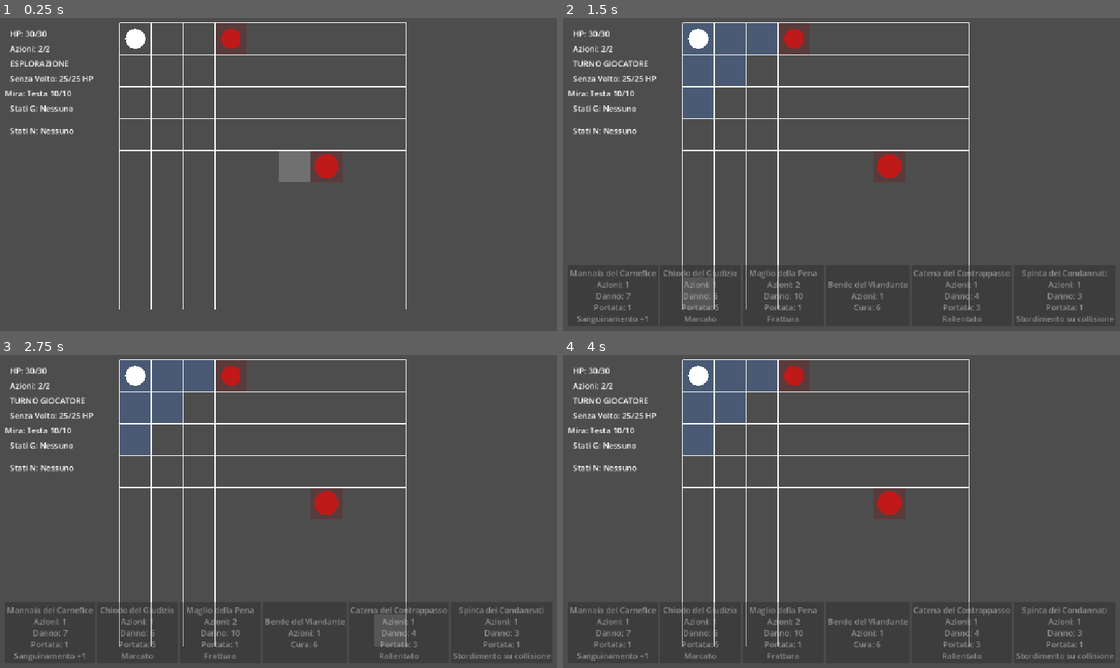
Above: before the commit, frames 1-4 (two rows, left to right).
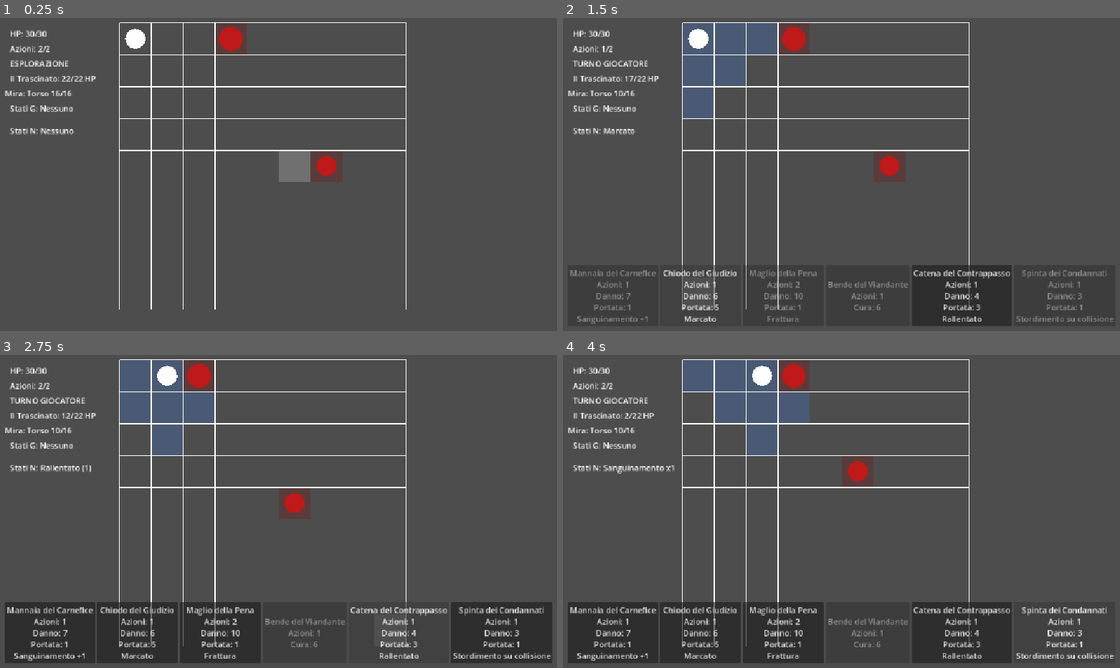
Above: after the commit, the same moments.

Repository: Chivas1504/Gioco
Game: Godot game, scene res://scenes/game.tscn
Two runs of this game, one before a commit and one after it. Both use one fixed random seed, a clock stepped at 60 frames per second and the inputs below.
Inputs (mouse positions are in pixels of both pictures, inside the frame that each line leads up to):
- Up to frame 1 (0.25 s): no input
- Up to frame 2 (1.5 s): tap Enter at 0.5 s; move the mouse to (969, 158) at 0.52 s; tap C at 0.6 s; click (969, 158) at 0.67 s; click (702, 296) at 1.25 s, where only the run after the commit has a clickable "Chiodo del Giudizio Azioni: 1…"
- Up to frame 3 (2.75 s): click (401, 633) at 2 s, where only the run after the commit has a clickable "Catena del Contrappasso Azion…"
- Up to frame 4 (4 s): click (613, 633) at 2.75 s, where only the run after the commit has a clickable "Mannaia del Carnefice Azioni:…"; click (1064, 633) at 3.5 s, where only the run after the commit has a clickable "Spinta dei Condannati Azioni:…"

The runs differ from the first frame. In frame 1, 0.4% of the frame differs, in the area x 1-61%, y 2-52%; in frame 2, 1.2%; in frame 3, 5.2%; in frame 4, 5.7%, in the area x 1-99%, y 2-98%.

Commit message:
Add Vegliante ranged enemy behavior

Diff:
--- a/scripts/combat/encounter_database.gd
+++ b/scripts/combat/encounter_database.gd
@@ -28,25 +28,13 @@
 	)
 
 	encounter.add_enemy(
-		EnemyDatabase.SENZA_VOLTO,
+		EnemyDatabase.TRASCINATO,
+		Vector2i(3, 0)
+	)
+
+	encounter.add_enemy(
+		EnemyDatabase.VEGLIANTE,
 		Vector2i(6, 4)
 	)
 
-	encounter.add_enemy(
-		EnemyDatabase.TRASCINATO,
-		Vector2i(3, 0	)
-	)
-
 	return encounter
-
-	encounter.add_enemy(
-		EnemyDatabase.SENZA_VOLTO,
-		Vector2i(6, 4)
-	)
-
-	encounter.add_enemy(
-		EnemyDatabase.SENZA_VOLTO,
-		Vector2i(7, 7)
-	)
-
-	return encounter
--- a/scripts/core/game.gd
+++ b/scripts/core/game.gd
@@ -686,9 +686,7 @@
 	if selected_enemy == null:
 		return
 
-	var target_enemy: EnemyUnit = (
-		selected_enemy
-	)
+	var target_enemy: EnemyUnit = selected_enemy
 
 	var modified_damage: int = (
 		target_enemy.modify_incoming_attack_damage(
@@ -767,9 +765,7 @@
 	if selected_enemy == null:
 		return
 
-	var target_enemy: EnemyUnit = (
-		selected_enemy
-	)
+	var target_enemy: EnemyUnit = selected_enemy
 
 	var target_part: String = (
 		_get_selected_body_part()
@@ -905,9 +901,7 @@
 		if path.size() <= 1:
 			return
 
-		var next_cell: Vector2i = (
-			path[1]
-		)
+		var next_cell: Vector2i = path[1]
 
 		if next_cell == player_cell:
 			return
@@ -1145,12 +1139,6 @@
 		if player_hp < 0:
 			player_hp = 0
 
-		print(
-			"Ustione giocatore: -",
-			burn_damage,
-			" HP"
-		)
-
 	if player_hp <= 0:
 		_player_died()
 		return false
@@ -1162,10 +1150,6 @@
 		)
 	):
 		player_actions_remaining = 1
-
-		print(
-			"Stordimento: solo 1 Azione."
-		)
 	else:
 		player_actions_remaining = PLAYER_MAX_ACTIONS
 
@@ -1194,12 +1178,6 @@
 
 		if player_hp < 0:
 			player_hp = 0
-
-		print(
-			"Sanguinamento giocatore: -",
-			bleeding_damage,
-			" HP"
-		)
 
 	if player_hp <= 0:
 		_player_died()
@@ -1293,11 +1271,6 @@
 	)
 
 	if enemy_is_stunned:
-		print(
-			enemy_unit.get_enemy_name(),
-			" è Stordito."
-		)
-
 		if (
 			_grid_distance(
 				enemy_cell,
@@ -1338,6 +1311,21 @@
 		)
 	):
 		_enemy_chain_pull(
+			enemy_unit
+		)
+		return
+
+	if (
+		enemy_unit.can_use_special_ability()
+		and enemy_unit.get_special_ability() == "ranged_attack"
+		and distance_to_player >= 2
+		and distance_to_player <= enemy_unit.get_special_range()
+		and _has_clear_straight_line(
+			enemy_cell,
+			player_cell
+		)
+	):
+		_enemy_ranged_attack(
 			enemy_unit
 		)
 		return
@@ -1494,9 +1482,7 @@
 		enemy_unit.get_special_pull_distance()
 	)
 
-	var final_cell: Vector2i = (
-		player_cell
-	)
+	var final_cell: Vector2i = player_cell
 
 	for _step in range(
 		pull_distance
@@ -1559,6 +1545,41 @@
 			_finish_single_enemy_turn(
 				enemy_unit
 			)
+	)
+
+
+func _enemy_ranged_attack(
+	enemy_unit: EnemyUnit
+) -> void:
+	var damage: int = (
+		enemy_unit.get_attack_damage()
+	)
+
+	if player_statuses.consume_marked():
+		damage = roundi(
+			damage * 1.25
+		)
+
+	player_hp -= damage
+
+	if player_hp < 0:
+		player_hp = 0
+
+	print(
+		enemy_unit.get_enemy_name(),
+		" usa un attacco a distanza e infligge ",
+		damage,
+		" danni."
+	)
+
+	_update_ui()
+
+	if player_hp <= 0:
+		_player_died()
+		return
+
+	_finish_single_enemy_turn(
+		enemy_unit
 	)
 
 
--- a/scripts/enemies/enemy_database.gd
+++ b/scripts/enemies/enemy_database.gd
@@ -5,6 +5,7 @@
 const TEST_ENEMY := "test_enemy"
 const SENZA_VOLTO := "senza_volto"
 const TRASCINATO := "trascinato"
+const VEGLIANTE := "vegliante"
 
 
 static func get_enemy(
@@ -20,6 +21,9 @@
 		TRASCINATO:
 			return _create_trascinato()
 
+		VEGLIANTE:
+			return _create_vegliante()
+
 		_:
 			push_error(
 				"Nemico sconosciuto: "
@@ -33,7 +37,8 @@
 	return [
 		TEST_ENEMY,
 		SENZA_VOLTO,
-		TRASCINATO
+		TRASCINATO,
+		VEGLIANTE
 	]
 
 
@@ -82,3 +87,21 @@
 		1,
 		"Braccia"
 	)
+
+
+static func _create_vegliante() -> EnemyData:
+	return EnemyData.new(
+		"Il Vegliante",
+		20,
+		4,
+		1,
+		{
+			"Occhio": 10,
+			"Torso": 14,
+			"Braccia": 10
+		},
+		"ranged_attack",
+		5,
+		0,
+		"Occhio"
+	)
